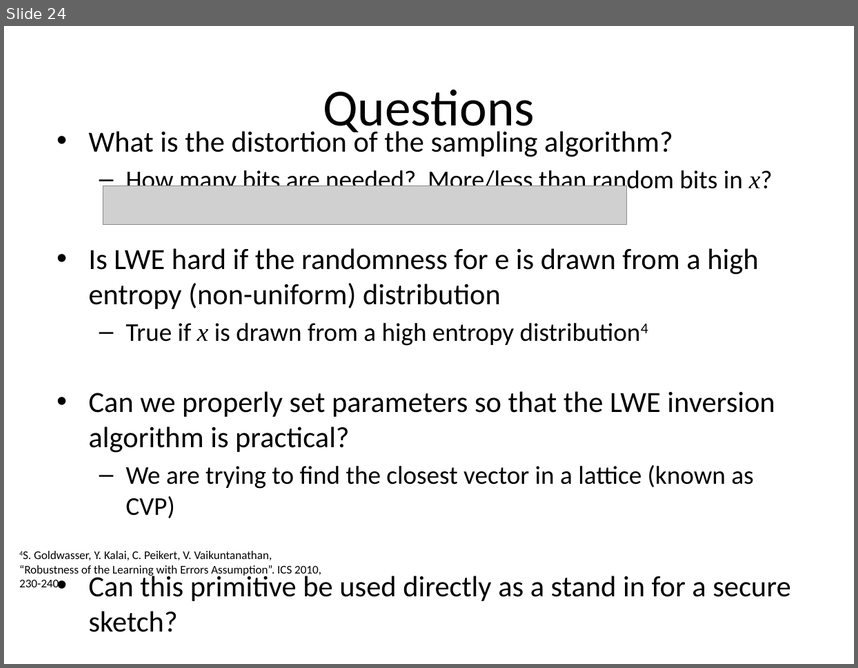
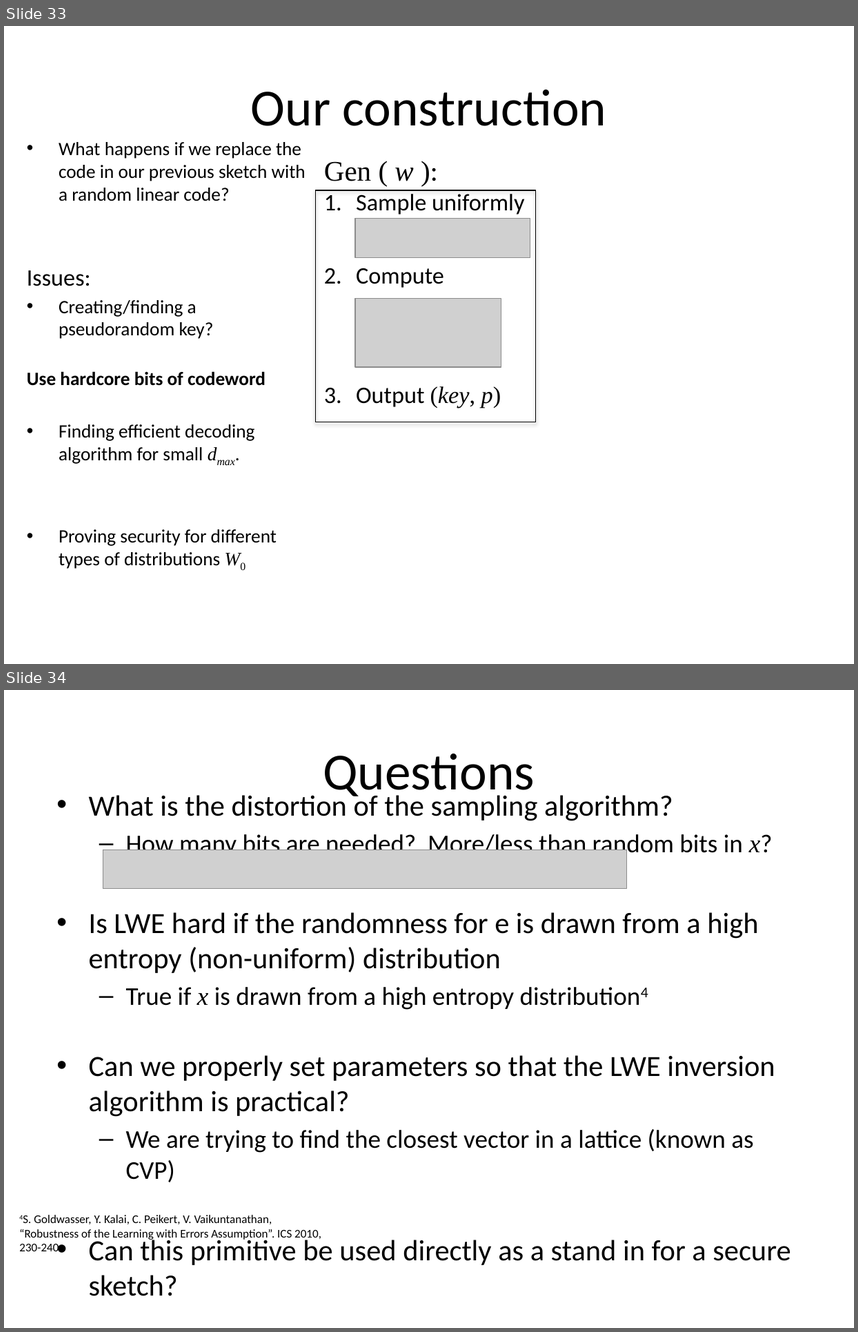
Before and after one commit to xianruimeng/comp-fuzzy-ext, a slide deck: ComputationalFuzzyExtractors.pptx. Shown one above the other, each under a label of ours: slide 24 before the commit, slides 33 and 34 after it. The pictures are 858x668 and 858x1332 pixels, drawn with LibreOffice and Linux fonts; fonts in the diff are those of the drawing; grey boxes stand for pictures. Boxes give left, top, right and bottom in pixels: in the first picture for what was removed or moved away, otherwise in the second. Text is boxed around its words. In the diff, an @@ line names an element or a change of style, - is before the commit and + after.

```diff
--- a/ComputationalFuzzyExtractors.pptx
+++ b/ComputationalFuzzyExtractors.pptx
@@ slide 33 added at (4,26,854,664), background #FFFFFF @@
@@ title added at (251,89,606,126), 44 pt, text #000000 @@
+Our construction
@@ text added at (27,142,306,568), 16 pt, text #000000 @@
+• What happens if we replace the code in our previous sketch with a random linear code?
+Issues:
+• Creating/finding a pseudorandom key?
+Use hardcore bits of codeword
+• Finding efficient decoding algorithm for small dmax.
+• Proving security for different types of distributions W0
@@ text added at (324,161,524,408), 20 pt, text #000000 @@
+Gen ( w ):
+1. Sample uniformly
+2. Compute
+3. Output (key, p)
@@ rectangle added at (316,190,536,421), outline #000000 0.75 pt @@
@@ picture added at (355,218,530,257) @@
@@ picture added at (355,298,500,367) @@
@@ what was slide 24 is now slide 34 @@
```
Also in this commit, not shown: 15 slides changed, 10 other slides added, 1 slide removed.
